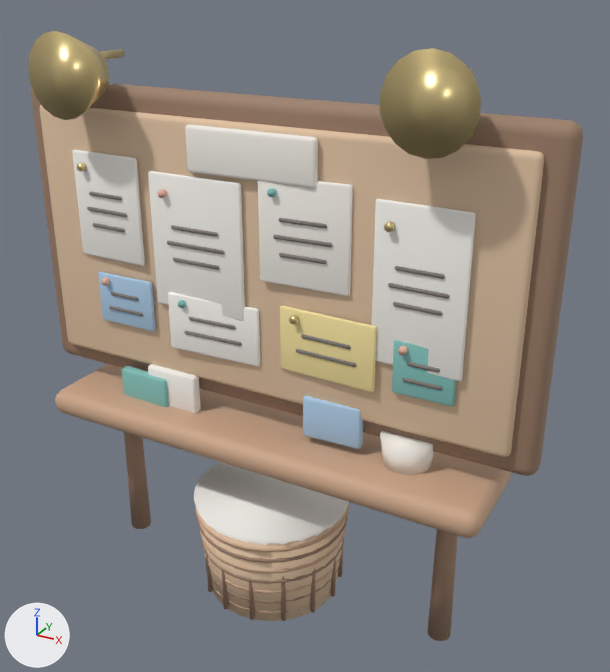
Two versions of the glTF model public/assets/interiors/glb/civic-notice-console.glb, one commit apart.
Camera for both pictures: a camera (50 mm lens) standing at (1.85, -2.98, 2.98) and looking at (0.14, 0.14, 1.42). The axes (+X, +Y, +Z) are drawn at lower left. The lights are the same throughout. The older version comes first. Where no turn or scale is listed for an object, it has been applied to the vertices.

Names of what the first picture shows: 'NoticeBasketCore', 'NoticeBasketLiner', 'NoticeBook_1', 'NoticeBook_2', 'NoticeConsoleTop', 'NoticeCork', 'NoticeFrame', 'NoticeLampShade_1', 'NoticePaper_1', 'NoticePaper_2', 'NoticePaper_3', 'NoticePaper_4', 'NoticePaper_7', 'NoticeTitle' and 51 more.
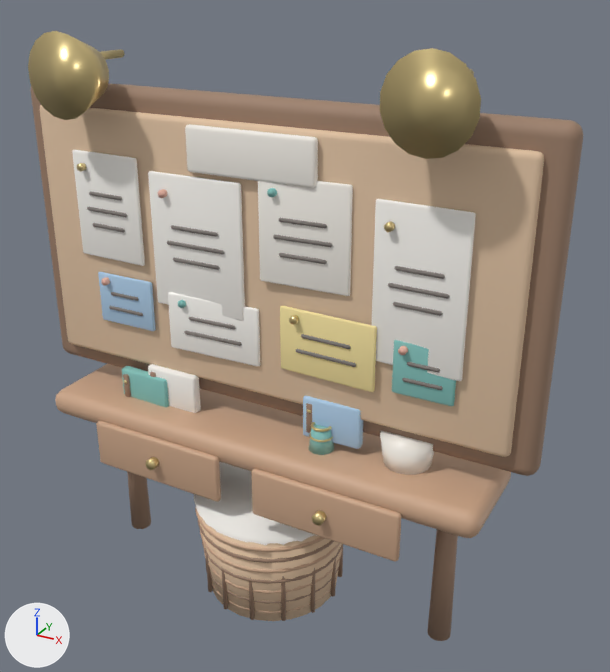
Patch to the scene script:
```diff
--- a/public/assets/interiors/glb/civic-notice-console.glb.py
+++ b/public/assets/interiors/glb/civic-notice-console.glb.py
@@ me_cube_035 @@
 me_cube_035.from_pydata(...)  # 56 vertices, 108 faces; spans x -0.14..0.14, y -0.025..0.025, z -0.1..0.1
-me_cube_035.materials.append(mat_civic_paper)  # white #fbf8f2
+me_cube_035.materials.append(mat_civic_teal_textile)  # cyan #86c4be
@@ ob_noticebook_1 @@
-ob_noticebook_1 = bpy.data.objects.new('NoticeBook_1', me_cube_033)
+ob_noticebook_1 = bpy.data.objects.new('NoticeBook_1', me_cube_035)
 ob_noticebook_1.location = (-0.64, -0.08, 1.04)
@@ ob_noticewitnesscup_glaze_band @@
+ob_noticewitnesscup_glaze_band = bpy.data.objects.new('NoticeWitnessCup_glaze_band', me_torus_001_1)  # 120 vertices, 240 faces; spans x -0.0551..0.0551, y -0.0551..0.0551, z -0.0045..0.0045; in mat_civic_brushed_brass (beige #e2cc91)
+ob_noticewitnesscup_glaze_band.location = (0.34, -0.08, 1.062)
@@ ob_noticewitnesscup_rim @@
+ob_noticewitnesscup_rim = bpy.data.objects.new('NoticeWitnessCup_rim', me_torus_1)  # a torus around z (ring radius 0.0418, tube radius 0.007) spanning x -0.0487..0.0487, y -0.0487..0.0487, z -0.007..0.007; in mat_civic_brushed_brass (beige #e2cc91)
+ob_noticewitnesscup_rim.location = (0.34, -0.08, 1.111)
@@ ob_noticewitnesscup_body @@
+ob_noticewitnesscup_body = bpy.data.objects.new('NoticeWitnessCup_body', me_cone_017_1)  # a 22-sided cut cone along z (radius 0.058 at the low end, 0.0435 at the high end) spanning x -0.0574..0.0574, y -0.058..0.058, z -0.058..0.058; in mat_civic_teal_glaze (cyan #86c4be)
+ob_noticewitnesscup_body.location = (0.34, -0.08, 1.05)
@@ ob_noticebook_3_spine_inset @@
+ob_noticebook_3_spine_inset = bpy.data.objects.new('NoticeBook_3_spine_inset', me_cube_045)  # 24 vertices, 44 faces; spans x -0.018..0.018, y -0.027..0.027, z -0.076..0.076; in mat_civic_walnut (brown #9e806a)
+ob_noticebook_3_spine_inset.location = (0.276, -0.056, 1.13)
@@ ob_noticebook_1_spine_inset @@
+ob_noticebook_1_spine_inset = bpy.data.objects.new('NoticeBook_1_spine_inset', me_cube_037_1)  # 24 vertices, 44 faces; spans x -0.018..0.018, y -0.027..0.027, z -0.076..0.076; in mat_civic_walnut (brown #9e806a)
+ob_noticebook_1_spine_inset.location = (-0.744, -0.086, 1.04)
@@ ob_noticedrawerpull_1 @@
+ob_noticedrawerpull_1 = bpy.data.objects.new('NoticeDrawerPull_1', me_cone_013_1)  # a 14-sided cylinder along y spanning x -0.0253..0.0253, y -0.0225..0.0225, z -0.026..0.026; in mat_civic_brushed_brass (beige #e2cc91)
+ob_noticedrawerpull_1.location = (0.45, -0.304, 0.8)
@@ ob_noticedrawer_1 @@
+ob_noticedrawer_1 = bpy.data.objects.new('NoticeDrawer_1', me_cube_034_1)  # 96 vertices, 188 faces; spans x -0.36..0.36, y -0.018..0.018, z -0.12..0.12; in mat_civic_oak (beige #cca789)
+ob_noticedrawer_1.location = (0.45, -0.27, 0.8)
@@ ob_noticedrawerpull__1 @@
+ob_noticedrawerpull__1 = bpy.data.objects.new('NoticeDrawerPull_-1', me_cone_013_1.copy())
+ob_noticedrawerpull__1.location = (-0.45, -0.304, 0.8)
@@ ob_noticedrawer__1 @@
+ob_noticedrawer__1 = bpy.data.objects.new('NoticeDrawer_-1', me_cube_034_1.copy())
+ob_noticedrawer__1.location = (-0.45, -0.27, 0.8)
```

What differs and where, as boxes (x1, y1, x2, y2) in the pictures (610 x 672 px):
'NoticeDrawer_1', added (beige)
    after: (251, 468, 402, 561)
'NoticeDrawer_-1', added (beige)
    after: (96, 421, 221, 502)
'NoticeWitnessCup_body', added
    after: (309, 424, 334, 455)
'NoticeDrawerPull_1', added
    after: (312, 510, 326, 526)
'NoticeBook_3_spine_inset', added
    after: (306, 403, 312, 433)
'NoticeDrawerPull_-1', added
    after: (145, 457, 159, 470)
'NoticeBook_1_spine_inset', added (mostly hidden)
    after: (123, 374, 131, 397)
'NoticeWitnessCup_rim', added
    after: (311, 422, 332, 432)
'NoticeWitnessCup_glaze_band', added
    after: (309, 432, 333, 442)
